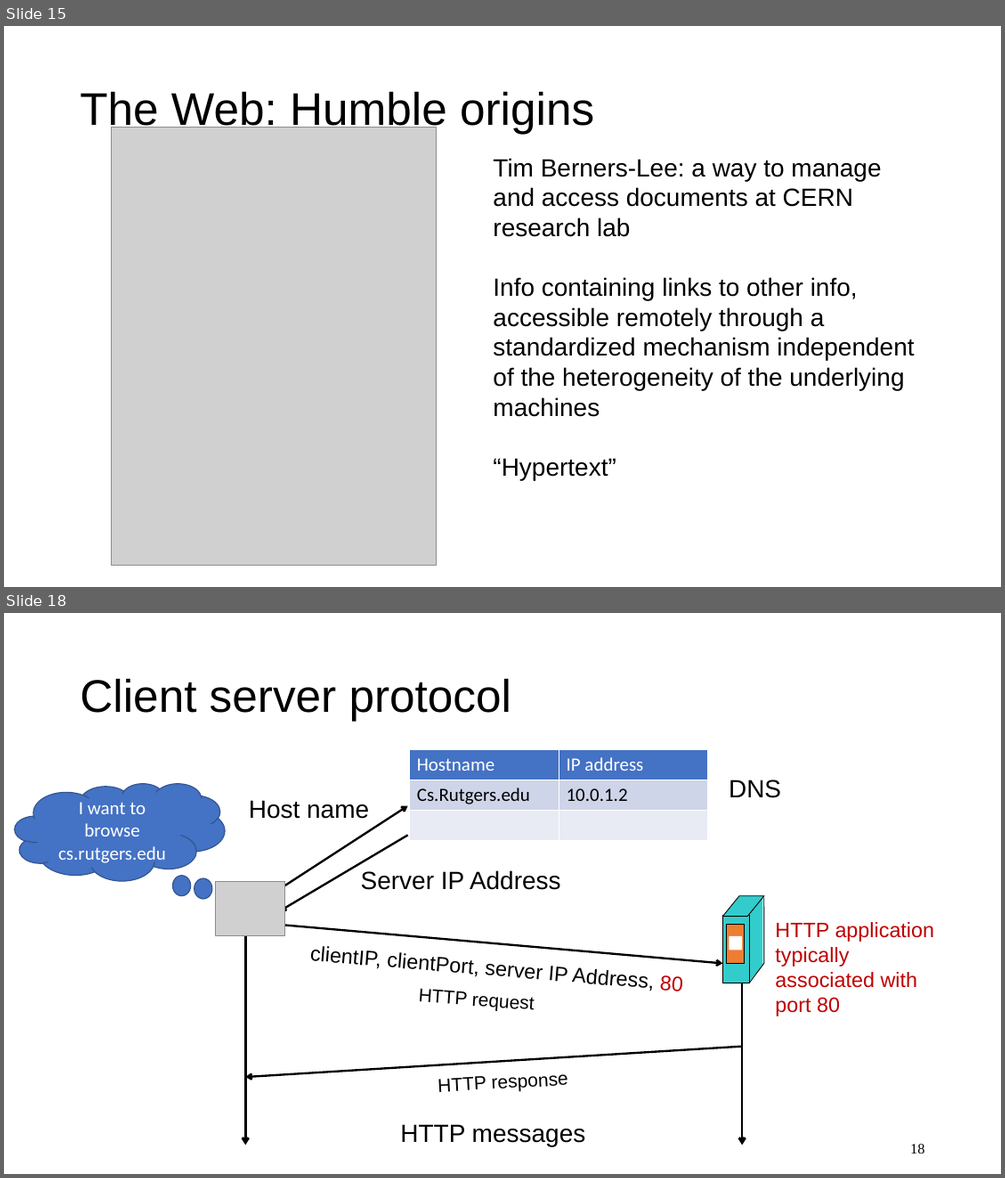
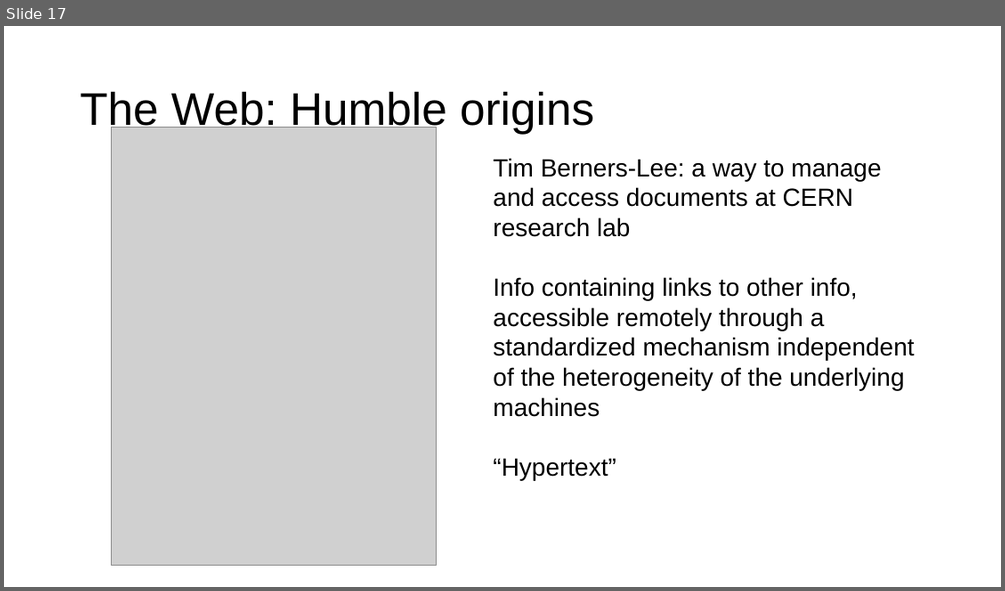
Before and after one commit to ngsrinivas/coursegen, a slide deck: ex/352-F24/staging/352-F24/lectures/05-app-dns-http.pptx. Shown one above the other, each under a label of ours: slides 15 and 18 before the commit, slide 17 after it; the slides between them are not shown. The pictures are 1005x1178 and 1005x591 pixels, drawn with LibreOffice and Linux fonts; fonts in the diff are those of the drawing; grey boxes stand for pictures. Boxes give left, top, right and bottom in pixels: in the first picture for what was removed or moved away, otherwise in the second. Text is boxed around its words. In the diff, an @@ line names an element or a change of style, - is before the commit and + after.

Commit message:
Add lecture 6

```diff
--- a/ex/352-F24/staging/352-F24/lectures/05-app-dns-http.pptx
+++ b/ex/352-F24/staging/352-F24/lectures/05-app-dns-http.pptx
@@ slide 18 removed at box(4, 613, 1001, 1174), background #FFFFFF @@
@@ title removed at box(80, 678, 512, 721) @@
-Client server protocol
@@ table removed at box(409, 750, 708, 840), 3 rows, 2 columns @@
-Hostname | IP address
-Cs.Rutgers.edu | 10.0.1.2
- | 
@@ cloud removed at box(15, 784, 225, 881) @@
-I want to browse cs.rutgers.edu
@@ text removed at box(728, 779, 781, 798) @@
-DNS
@@ text removed at box(249, 800, 369, 819) @@
-Host name
@@ arrow removed from (278, 890) to (408, 806) @@
@@ arrow removed from (408, 835) to (280, 910) @@
@@ ellipse removed at box(173, 876, 191, 896) @@
@@ ellipse removed at box(194, 878, 212, 899) @@
@@ text removed at box(361, 870, 561, 890) @@
-Server IP Address
@@ picture removed at box(216, 882, 285, 936) @@
@@ arrow removed from (278, 925) to (722, 963) @@
@@ text removed at box(775, 922, 935, 1016) @@
-HTTP application typically associated with port 80
@@ arrow removed from (245, 936) to (245, 1144) @@
@@ text removed at box(310, 946, 567, 981) @@
-clientIP, clientPort, server IP Address, 80
@@ group removed at box(722, 896, 764, 983): 4 rectangles, 2 parallelograms, 2 lines @@
@@ arrow removed from (742, 983) to (742, 1144) @@
@@ text removed at box(418, 988, 534, 1011) @@
-HTTP request
@@ arrow removed from (742, 1046) to (245, 1077) @@
@@ text removed at box(438, 1074, 568, 1092) @@
-HTTP response
@@ text removed at box(400, 1124, 586, 1146) @@
-HTTP messages
@@ page number removed at box(910, 1143, 924, 1153) @@
-18
@@ what was slide 15 is now slide 17 @@
```
Also in this commit, not shown: 15 other slides removed, 4 other files.
